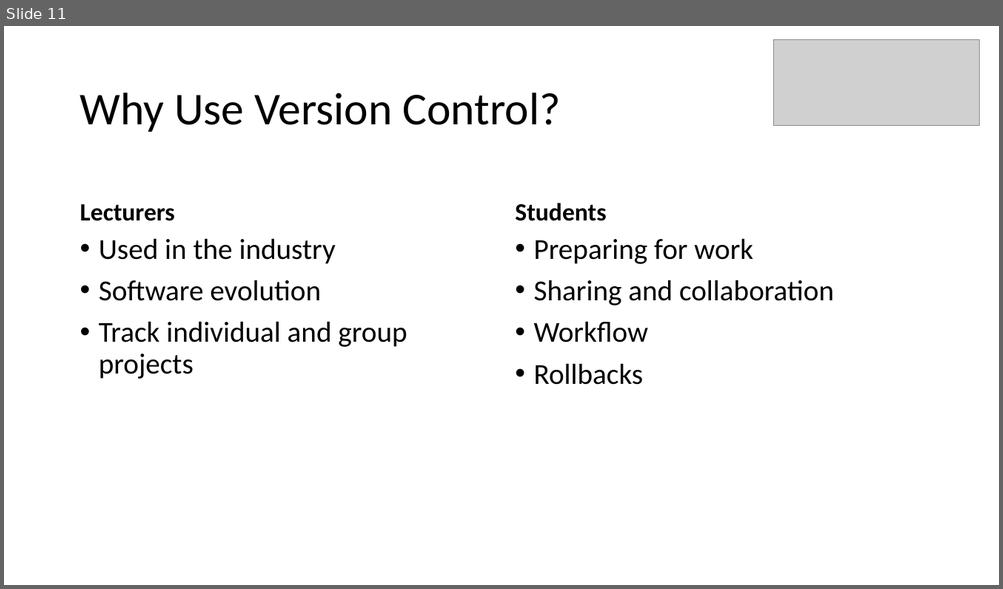
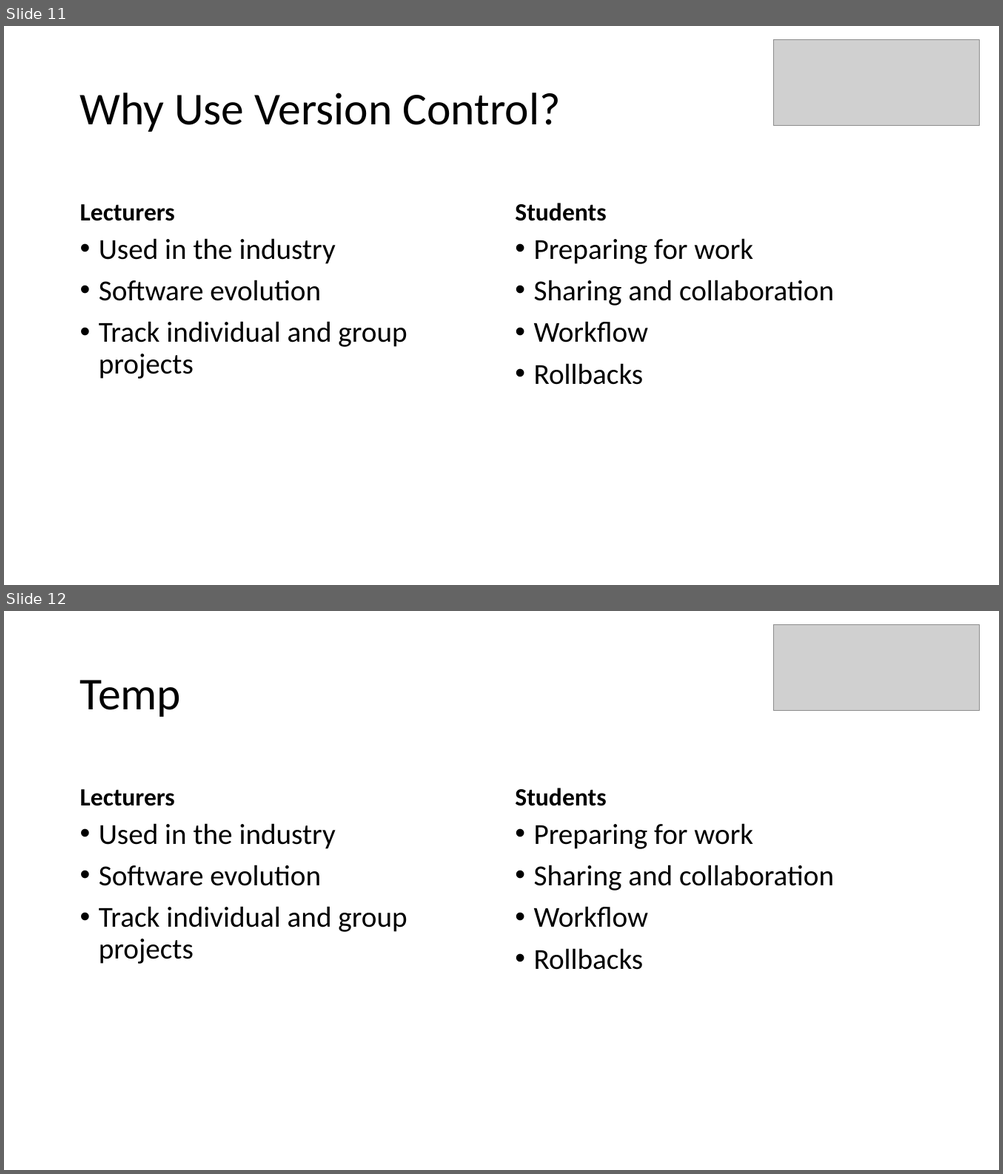
Before and after one commit to noelmcgrath/GitPresentation, a slide deck: Introduction to Git and GitHub.pptx. Shown one above the other, each under a label of ours: slide 11 before the commit, slides 11 and 12 after it. The pictures are 1003x589 and 1003x1174 pixels, drawn with LibreOffice and Linux fonts; fonts in the diff are those of the drawing; grey boxes stand for pictures. Boxes give left, top, right and bottom in pixels: in the first picture for what was removed or moved away, otherwise in the second. Text is boxed around its words. In the diff, an @@ line names an element or a change of style, - is before the commit and + after.

```diff
--- a/Introduction to Git and GitHub.pptx
+++ b/Introduction to Git and GitHub.pptx
@@ slide 12 added at <box>4,611,999,1170</box>, background #FFFFFF @@
@@ picture added at <box>774,625,980,711</box> @@
@@ title added at <box>80,680,182,717</box>, 44 pt, text #000000 @@
+Temp
@@ text added at <box>515,788,606,806</box>, 24 pt, text #000000, bold @@
+Students
@@ text added at <box>80,789,175,806</box>, 24 pt, text #000000, bold @@
+Lecturers
@@ text added at <box>99,823,407,964</box>, 28 pt, text #000000 @@
+• Used in the industry
+• Software evolution
+• Track individual and group projects
@@ text added at <box>534,823,834,970</box>, 28 pt, text #000000 @@
+• Preparing for work
+• Sharing and collaboration
+• Workflow
+• Rollbacks
```
Also in this commit, not shown: 1 slide changed, 1 other file.
